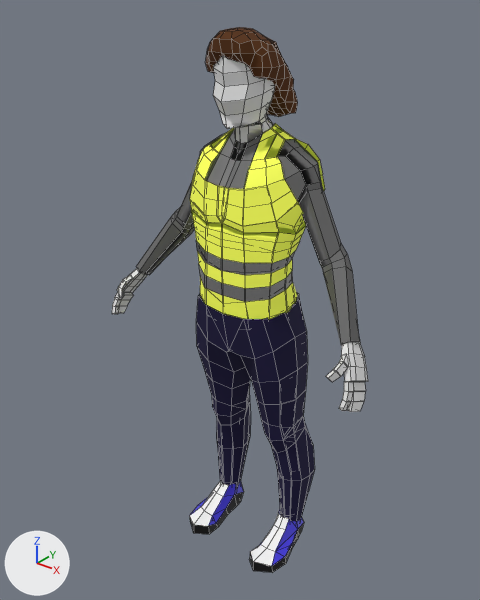
The OBJ model Assets/Blender/NPC.obj: old version first, new version second.
The view is the same before and after, from a 50 mm lens placed at (3.44, -4.09, 5.55), pointed at (-0.1, 0.34, 2.8). The axes (+X, +Y, +Z) are drawn at lower left. The lights are the same throughout. The first picture is the older version. Mesh edges are drawn as thin lines. Where no turn or scale is listed for an object, it has been applied to the vertices.

In view in the first picture: 'Jacket', 'Pants', 'Reduced_Body', 'Shoes', 'Sphere'.
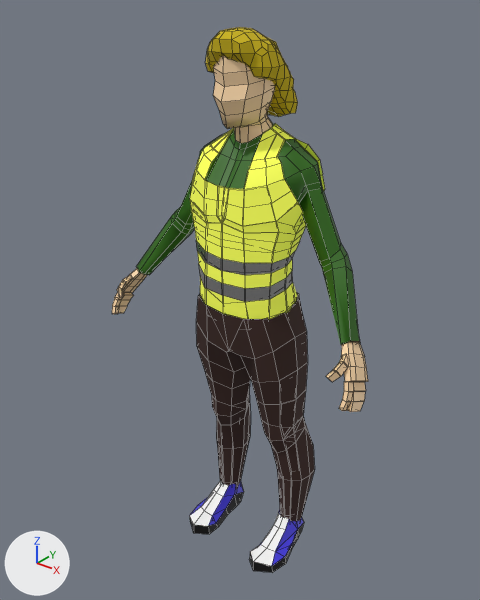
Boxes (x1, y1, x2, y2) around the edits, measured in the pictures (480 x 600 px; the box of a moved part takes in the faces that stretch with it):
'Pants', recoloured: (196, 296, 315, 522) in both
'Reduced_Body', recoloured: (112, 56, 368, 516) in both
'Sphere', recoloured (brown to yellow): (205, 27, 298, 117) in both
part 1 of me_jacket, moved or reshaped: (191, 128, 325, 319) in both

The change, as a diff of the scene's bpy script:
```diff
--- a/Assets/Blender/NPC.obj.py
+++ b/Assets/Blender/NPC.obj.py
@@ mat_blue_jeans @@
 mat_blue_jeans = principled_material('Blue_Jeans')
-mat_blue_jeans.base_color = (0.00319, 0.0, 0.0428)  # dark blue #0b003a
+mat_blue_jeans.base_color = (0.0427, 0.0165, 0.0122)  # brown #3a231d
 mat_blue_jeans.roughness = 0.877
@@ mat_skin @@
 mat_skin = principled_material('Skin')
-mat_skin.base_color = (0.8, 0.8, 0.8)  # white #e7e7e7
+mat_skin.base_color = (1.0, 0.708, 0.413)  # beige #ffdbac
@@ mat_top @@
 mat_top = principled_material('Top')
-mat_top.base_color = (0.136, 0.136, 0.136)  # dark grey #676767
+mat_top.base_color = (0.0226, 0.137, 0.0)  # dark green #296700
@@ mat_brown_hair @@
 mat_brown_hair = principled_material('Brown_Hair')
-mat_brown_hair.base_color = (0.0956, 0.0278, 0.0017)  # brown #572e06
+mat_brown_hair.base_color = (0.6, 0.455, 0.00605)  # yellow #cbb412
 mat_brown_hair.roughness = 0.993
@@ me_jacket @@
 me_jacket.from_pydata(...)  # 197 vertices, 172 faces; spans x -0.57..0.57, y -0.05..0.75, z 2.84..4.46
 # used by ob_jacket; location = (0.0, 0.0, 0.0)
+# me_jacket part 1
+# 116 faces are deleted
+# 90 new faces join them, mat_yellow_jacket (yellow #f7f957, glowing dark green #69791e)
+# 26 new faces join them, mat_reflective (light grey #bfbfbf)
 me_jacket.materials.append(mat_yellow_jacket)
```
